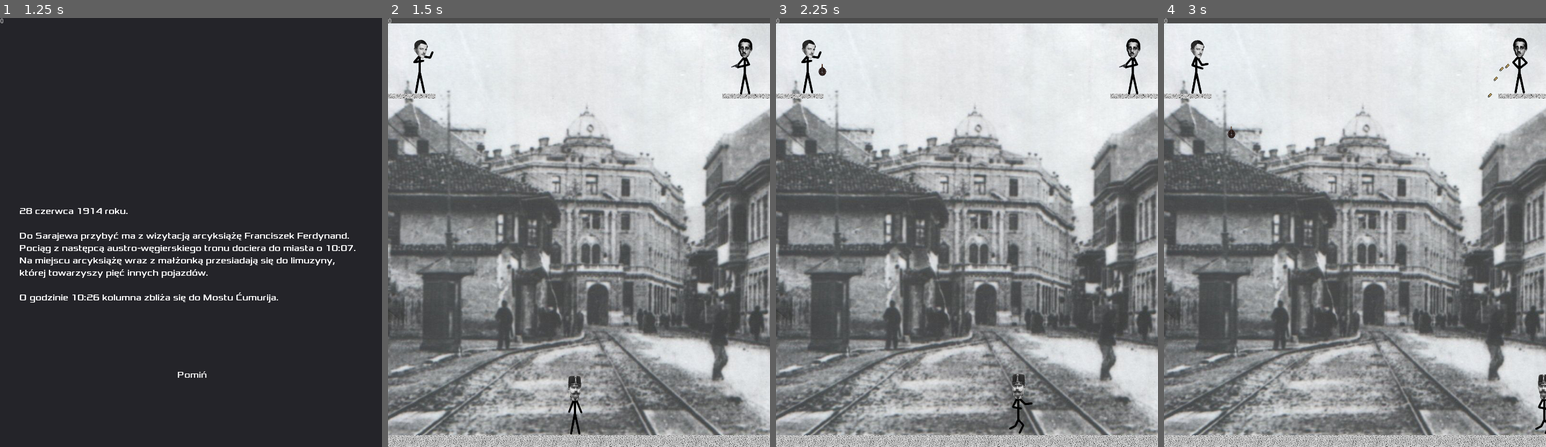
Above: before the commit, frames 1-4 (left to right).
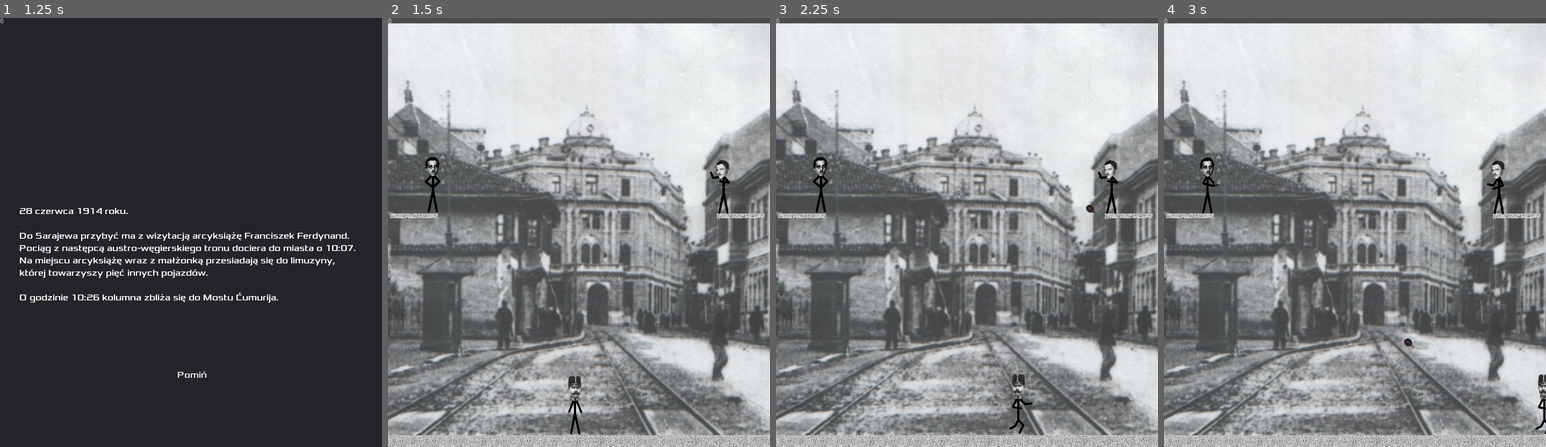
Above: after the commit, the same moments.

Repository: MrAstorii/Zadanie01
Game: Godot game, scene res://Świat.tscn
The game is run twice, just before and just after one commit, with the same random seed, the same clock (stepped at 60 frames per second) and the same inputs.
Inputs (mouse positions are in pixels of both pictures, inside the frame that each line leads up to):
- Up to frame 1 (1.25 s): click "Rozpocznij" at 0.5 s
- Up to frame 2 (1.5 s): click "Pomiń" at 1.25 s
- Up to frame 3 (2.25 s): move the mouse to (1051, 211) at 2.02 s; press the mouse at (1051, 211) at 2.03 s; hold Right (ui_right) from 2.03 s (still down)
- Up to frame 4 (3 s): keep holding Right (ui_right); tap Space (ui_select) at 2.27 s; move the mouse to (1278, 253) at 2.77 s; release the mouse at (1278, 253) at 2.78 s; click (1278, 253) at 2.85 s

Frame 1 is identical in both runs. In frame 2, 1.4% of the frame differs, in the area x 0-100%, y 4-47%; in frame 3, 1.5%; in frame 4, 1.6%, in the area x 0-100%, y 4-77%.

Commit message:
Update Świat.tscn

Diff:
--- a/Zadanie01/Świat.tscn
+++ b/Zadanie01/Świat.tscn
@@ -1,32 +1,17 @@
-[gd_scene load_steps=16 format=2]
+[gd_scene load_steps=11 format=2]
 
 [ext_resource path="res://FF.tscn" type="PackedScene" id=1]
 [ext_resource path="res://ziemia.png" type="Texture" id=2]
 [ext_resource path="res://Tło.jpg" type="Texture" id=3]
-[ext_resource path="res://NC.tscn" type="PackedScene" id=4]
-[ext_resource path="res://GP shot.png" type="Texture" id=5]
-[ext_resource path="res://GP stand.png" type="Texture" id=6]
-[ext_resource path="res://GP.gd" type="Script" id=7]
-[ext_resource path="res://Nabój.tscn" type="PackedScene" id=8]
+[ext_resource path="res://BadGuy.tscn" type="PackedScene" id=4]
 [ext_resource path="res://Świat.gd" type="Script" id=9]
 [ext_resource path="res://Franz Ferdinand - Take Me Out (Official Video) (online-audio-converter.com).wav" type="AudioStream" id=10]
 [ext_resource path="res://HUD.tscn" type="PackedScene" id=11]
 [ext_resource path="res://Radetzky March - Johann Strauss Sr.ogg" type="AudioStream" id=12]
+[ext_resource path="res://BadBoy.tscn" type="PackedScene" id=13]
 
 [sub_resource type="RectangleShape2D" id=1]
 extents = Vector2( 25.0978, 16.9362 )
-
-[sub_resource type="SpriteFrames" id=2]
-animations = [ {
-"frames": [ ExtResource( 5 ), ExtResource( 6 ) ],
-"loop": true,
-"name": "default",
-"speed": 5.0
-} ]
-
-[sub_resource type="CapsuleShape2D" id=3]
-radius = 14.538
-height = 88.5866
 
 [node name="Świat" type="Node"]
 script = ExtResource( 9 )
@@ -161,32 +146,32 @@
 [node name="CollisionShape2D" type="CollisionShape2D" parent="Podłoże/Ziemia17"]
 shape = SubResource( 1 )
 
-[node name="Ziemia18" type="StaticBody2D" parent="Podłoże"]
-position = Vector2( 50.0624, 164.295 )
+[node name="Ziemia20" type="StaticBody2D" parent="Podłoże"]
+position = Vector2( 738.996, 415.284 )
 scale = Vector2( 2, 0.3 )
 __meta__ = {
 "_edit_group_": true
 }
 
-[node name="Sprite" type="Sprite" parent="Podłoże/Ziemia18"]
-scale = Vector2( 0.1, 0.1 )
-texture = ExtResource( 2 )
-
-[node name="CollisionShape2D" type="CollisionShape2D" parent="Podłoże/Ziemia18"]
-shape = SubResource( 1 )
-
-[node name="Ziemia19" type="StaticBody2D" parent="Podłoże"]
-position = Vector2( 750.109, 164.295 )
+[node name="Sprite" type="Sprite" parent="Podłoże/Ziemia20"]
+scale = Vector2( 0.1, 0.1 )
+texture = ExtResource( 2 )
+
+[node name="CollisionShape2D" type="CollisionShape2D" parent="Podłoże/Ziemia20"]
+shape = SubResource( 1 )
+
+[node name="Ziemia21" type="StaticBody2D" parent="Podłoże"]
+position = Vector2( 54.5887, 415.284 )
 scale = Vector2( 2, 0.3 )
 __meta__ = {
 "_edit_group_": true
 }
 
-[node name="Sprite" type="Sprite" parent="Podłoże/Ziemia19"]
-scale = Vector2( 0.1, 0.1 )
-texture = ExtResource( 2 )
-
-[node name="CollisionShape2D" type="CollisionShape2D" parent="Podłoże/Ziemia19"]
+[node name="Sprite" type="Sprite" parent="Podłoże/Ziemia21"]
+scale = Vector2( 0.1, 0.1 )
+texture = ExtResource( 2 )
+
+[node name="CollisionShape2D" type="CollisionShape2D" parent="Podłoże/Ziemia21"]
 shape = SubResource( 1 )
 
 [node name="Ziemia2" type="StaticBody2D" parent="Podłoże"]
@@ -297,32 +282,6 @@
 position = Vector2( 390.958, 803.129 )
 collision_mask = 2147483657
 
-[node name="NC" parent="." instance=ExtResource( 4 )]
-position = Vector2( 69.5081, 93.6567 )
-collision_layer = 1
-
-[node name="GP" type="KinematicBody2D" parent="."]
-position = Vector2( 744.95, 93.6567 )
-script = ExtResource( 7 )
-naboj_angle = 200.0
-naboj_delay = 0.2
-bullet_scene = ExtResource( 8 )
-naboj_spawn_path = NodePath("Position2D")
-
-[node name="AnimatedSprite" type="AnimatedSprite" parent="GP"]
-scale = Vector2( 0.6, 0.6 )
-frames = SubResource( 2 )
-frame = 1
-playing = true
-
-[node name="CollisionShape2D" type="CollisionShape2D" parent="GP"]
-position = Vector2( 2, 7 )
-rotation = 3.14159
-shape = SubResource( 3 )
-
-[node name="Position2D" type="Position2D" parent="GP"]
-position = Vector2( -23.3182, 7.93698 )
-
 [node name="Muzyka" type="AudioStreamPlayer2D" parent="."]
 stream = ExtResource( 10 )
 
@@ -335,10 +294,16 @@
 
 [node name="ScoreTimer" type="Timer" parent="."]
 
-[node name="HUD" parent="." instance=ExtResource( 11 )]
-
 [node name="Open" type="AudioStreamPlayer2D" parent="."]
 stream = ExtResource( 12 )
+
+[node name="BadGuy" parent="." instance=ExtResource( 4 )]
+position = Vector2( 93.7175, 343.26 )
+
+[node name="BadBoy" parent="." instance=ExtResource( 13 )]
+position = Vector2( 699.878, 346.236 )
+
+[node name="HUD" parent="." instance=ExtResource( 11 )]
 [connection signal="hit" from="FF" to="." method="game_over"]
 [connection signal="hit" from="FF" to="." method="_on_FF_hit"]
 [connection signal="timeout" from="StartTimer" to="." method="_on_StartTimer_timeout"]
